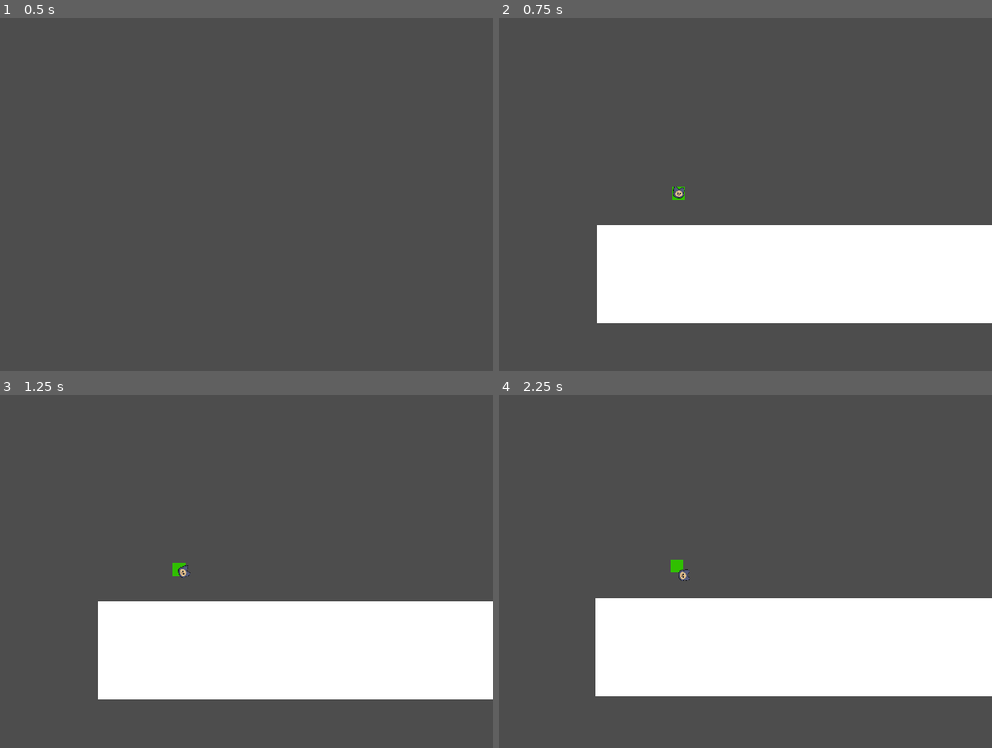
Above: before the commit, frames 1-4 (two rows, left to right).
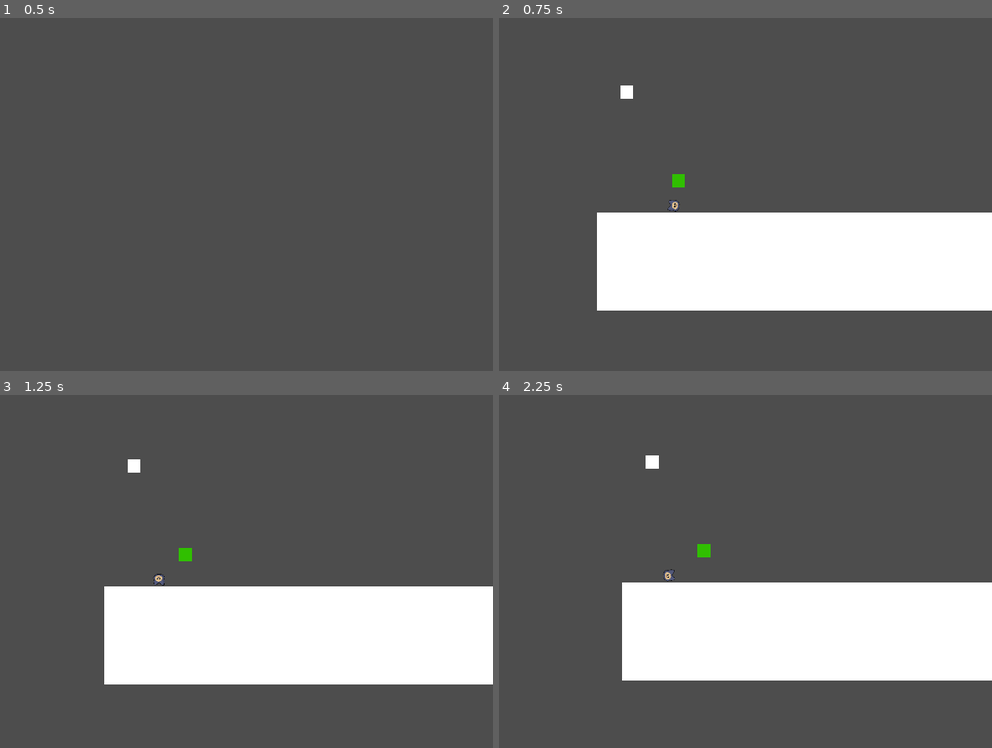
Above: after the commit, the same moments.

Repository: IssacZhuang/Gamejam-2024-Global
Game: Godot game, scene res://CatsFly.tscn
The game is run twice, just before and just after one commit, with the same random seed, the same clock (stepped at 60 frames per second) and the same inputs. Sound files missing from this copy of the repository are replaced by a short silence.
Inputs:
- Up to frame 1 (0.5 s): no input
- Up to frame 2 (0.75 s): tap Enter at 0.5 s; hold D (player_rotation_right) from 0.53 s (still down); tap Space (game_start) at 0.6 s
- Up to frame 3 (1.25 s): keep holding D (player_rotation_right); tap Down (player_power_down) at 0.8 s
- Up to frame 4 (2.25 s): release D (player_rotation_right) at 1.28 s; hold A (player_rotation_left) 1.28-2.03 s; tap Down (player_power_down) at 1.35 s; tap Space (game_start) at 1.55, 2.1 s; hold D (player_rotation_right) from 2.03 s (still down)

Frame 1 is identical in both runs. In frame 2, 6.0% of the frame differs, in the area x 19-100%, y 19-87%; in frame 3, 7.4%; in frame 4, 8.6%, in the area x 19-100%, y 17-86%.

Commit message:
add:GameManager

Diff:
--- a/Godot/CatsFly.tscn
+++ b/Godot/CatsFly.tscn
@@ -59,7 +59,7 @@
 startPoint = NodePath("StartPosition")
 
 [node name="StartPosition" type="Node2D" parent="PointManager"]
-position = Vector2(250, 1900)
+position = Vector2(250, 1600)
 metadata/_edit_group_ = true
 
 [node name="ColorRect" type="ColorRect" parent="PointManager/StartPosition"]
@@ -147,7 +147,8 @@
 [node name="Blocks" type="Node2D" parent="."]
 
 [node name="Wall" type="StaticBody2D" parent="Blocks"]
-position = Vector2(898, 727)
+position = Vector2(92, 1629)
+metadata/_edit_group_ = true
 
 [node name="ColorRect" type="ColorRect" parent="Blocks/Wall"]
 anchors_preset = 8
@@ -161,6 +162,7 @@
 offset_bottom = 20.0
 grow_horizontal = 2
 grow_vertical = 2
+metadata/_edit_use_anchors_ = true
 
 [node name="CollisionShape2D" type="CollisionShape2D" parent="Blocks/Wall"]
 shape = SubResource("RectangleShape2D_kio63")
--- a/Godot/Scenes/CatsFlyByYiming/CatsFlyYiming.tscn
+++ b/Godot/Scenes/CatsFlyByYiming/CatsFlyYiming.tscn
@@ -1,8 +1,8 @@
 [gd_scene load_steps=15 format=3 uid="uid://cvefj0ur8g1u4"]
 
-[ext_resource type="Script" path="res://CatsFly.gd" id="1_g4ox2"]
-[ext_resource type="Script" path="res://EndPositionManager.gd" id="2_12wps"]
-[ext_resource type="Script" path="res://EndPosition.gd" id="2_mhvdj"]
+[ext_resource type="Script" path="res://Scripts/CatsFly.gd" id="1_g4ox2"]
+[ext_resource type="Script" path="res://Scripts/PointManager.gd" id="2_12wps"]
+[ext_resource type="Script" path="res://Scripts/EndPosition.gd" id="2_mhvdj"]
 [ext_resource type="Script" path="res://Scenes/SeperateFuncByYiming/Src/CharacterManager.gd" id="4_53qoi"]
 [ext_resource type="Script" path="res://Scenes/SeperateFuncByYiming/Src/CharacterBoth.gd" id="5_4jcd1"]
 [ext_resource type="Script" path="res://Scenes/SeperateFuncByYiming/Src/Character1.gd" id="6_gtbgn"]
@@ -83,10 +83,8 @@
 grow_horizontal = 2
 grow_vertical = 2
 
-[node name="PointManager" type="Node" parent="." node_paths=PackedStringArray("endPointsTemplate", "startPositon")]
+[node name="PointManager" type="Node" parent="."]
 script = ExtResource("2_12wps")
-endPointsTemplate = NodePath("EndPosition")
-startPositon = NodePath("StartPosition")
 
 [node name="StartPosition" type="Node2D" parent="PointManager"]
 position = Vector2(100, 900)
--- a/Godot/Scenes/SeperateFuncByYiming/Src/Character1.gd
+++ b/Godot/Scenes/SeperateFuncByYiming/Src/Character1.gd
@@ -8,31 +8,35 @@
 
 # Called when the node enters the scene tree for the first time.
 func _ready():
-    is_active = false
-    pass # Replace with function body.
+	is_active = false
+	#sleeping = true
+	pass # Replace with function body.
 
 # Called every frame. 'delta' is the elapsed time since the previous frame.
 func _process(delta):
-    pass
+	pass
 
 func _integrate_forces(state):
-    """
-        Behavior:
-            Behavior of the character1 object
-            (TODO: Yilin Please fill in the behavior of the linked object)
-        Args:
-            None
-        Returns:
-            None
-    """
-    var rotation_direction = 0
-    if Input.is_action_pressed("player_rotation_left"):
-        print("player_rotation_left")
-        rotation_direction += 1
-    if Input.is_action_pressed("player_rotation_right"):
-        print("player_rotation_right")
-        rotation_direction -= 1
-    state.apply_torque(rotation_direction * torque)
+	"""
+		Behavior:
+			Behavior of the character1 object
+			(TODO: Yilin Please fill in the behavior of the linked object)
+		Args:
+			None
+		Returns:
+			None
+	"""
+	var rotation_direction = 0
+	if Input.is_action_pressed("player_rotation_left"):
+		print("player_rotation_left")
+		rotation_direction += 1
+	if Input.is_action_pressed("player_rotation_right"):
+		print("player_rotation_right")
+		rotation_direction -= 1
+	state.apply_torque(rotation_direction * torque)
 
 func on_separate():
-    is_active = true
+	is_active = true
+
+#func start():
+	#sleeping = false
--- a/Godot/Scenes/SeperateFuncByYiming/Src/Character2.gd
+++ b/Godot/Scenes/SeperateFuncByYiming/Src/Character2.gd
@@ -8,29 +8,33 @@
 
 # Called when the node enters the scene tree for the first time.
 func _ready():
-    is_active = false
-    pass # Replace with function body.
+	is_active = false
+	#sleeping = true
+	pass # Replace with function body.
 
 # Called every frame. 'delta' is the elapsed time since the previous frame.
 func _process(delta):
-    pass
+	pass
 
 func _integrate_forces(state):
-    """
-        Behavior:
-            Behavior of the character2 object
-            (TODO: Yilin Please fill in the behavior of the linked object)
-        Args:
-            None
-        Returns:
-            None
-    """
-    if Input.is_action_just_pressed("player_power_down"):
-        print("player_power_down")
-        #state.apply_force(thrust.rotated(rotation))
-        state.apply_impulse(thrust.rotated(rotation))
-    else:
-        state.apply_force(Vector2())
+	"""
+		Behavior:
+			Behavior of the character2 object
+			(TODO: Yilin Please fill in the behavior of the linked object)
+		Args:
+			None
+		Returns:
+			None
+	"""
+	if Input.is_action_just_pressed("player_power_down"):
+		print("player_power_down")
+		#state.apply_force(thrust.rotated(rotation))
+		state.apply_impulse(thrust.rotated(rotation))
+	else:
+		state.apply_force(Vector2())
 
 func on_separate():
-    is_active = true
+	is_active = true
+
+#func start():
+	#sleeping = false
--- a/Godot/Scenes/SeperateFuncByYiming/Src/CharacterBoth.gd
+++ b/Godot/Scenes/SeperateFuncByYiming/Src/CharacterBoth.gd
@@ -8,37 +8,41 @@
 
 # Called when the node enters the scene tree for the first time.
 func _ready():
-    is_active = true
-    pass # Replace with function body.
+	is_active = true
+	#sleeping = true
+	pass # Replace with function body.
 
 # Called every frame. 'delta' is the elapsed time since the previous frame.
 func _process(delta):
-    pass
+	pass
 
 func _integrate_forces(state):
-    """
-        Behavior:
-            Behavor of linked object
-            (TODO: Yilin Please fill in the behavior of the linked object)
-        Args:
-            None
-        Returns:
-            None
-    """
-    if Input.is_action_just_pressed("player_power_down"):
-        print("player_power_down")
-        #state.apply_force(thrust.rotated(rotation))
-        state.apply_impulse(thrust.rotated(rotation))
-    else:
-        state.apply_force(Vector2())
-    var rotation_direction = 0
-    if Input.is_action_pressed("player_rotation_left"):
-        print("player_rotation_left")
-        rotation_direction -= 1
-    if Input.is_action_pressed("player_rotation_right"):
-        print("player_rotation_right")
-        rotation_direction += 1
-    state.apply_torque(rotation_direction * torque)
+	"""
+		Behavior:
+			Behavor of linked object
+			(TODO: Yilin Please fill in the behavior of the linked object)
+		Args:
+			None
+		Returns:
+			None
+	"""
+	if Input.is_action_just_pressed("player_power_down"):
+		print("player_power_down")
+		#state.apply_force(thrust.rotated(rotation))
+		state.apply_impulse(thrust.rotated(rotation))
+	else:
+		state.apply_force(Vector2())
+	var rotation_direction = 0
+	if Input.is_action_pressed("player_rotation_left"):
+		print("player_rotation_left")
+		rotation_direction -= 1
+	if Input.is_action_pressed("player_rotation_right"):
+		print("player_rotation_right")
+		rotation_direction += 1
+	state.apply_torque(rotation_direction * torque)
 
 func on_separate():
-    is_active = false
+	is_active = false
+
+#func start():
+	#sleeping = false
--- a/Godot/Scenes/SeperateFuncByYiming/Src/CharacterManager.gd
+++ b/Godot/Scenes/SeperateFuncByYiming/Src/CharacterManager.gd
@@ -35,6 +35,7 @@
 # Called when the node enters the scene tree for the first time.
 func _ready():
 	# move the characters attributes to charBoth node
+
 	hide()
 	merge_charactors()
 	separate.connect(char1.on_separate)
@@ -44,6 +45,8 @@
 
 func start(pos):
 	position = pos
+	#char1.start()
+	#char2.start()
 	show()
 
 # Called every frame. 'delta' is the elapsed time since the previous frame.
@@ -56,7 +59,7 @@
 		on_separate_charactors()
 
 
-	test_move_charactor("RigidBody2D")
+	#test_move_charactor("RigidBody2D")
 	return
 
 """
--- a/Godot/Scenes/SeperateFuncByYiming/TestSceneYiming.tscn
+++ b/Godot/Scenes/SeperateFuncByYiming/TestSceneYiming.tscn
@@ -94,7 +94,6 @@
 text = "separate"
 
 [node name="Wall" type="StaticBody2D" parent="."]
-visible = false
 position = Vector2(4, 530)
 scale = Vector2(97.48, 1)
 
--- a/Godot/Scripts/PointManager.gd
+++ b/Godot/Scripts/PointManager.gd
@@ -17,11 +17,12 @@
 	]
 	startPoint.position = startPositon
 	for endPointPositon in endPointsPositons:
-		endPoint.position = Vector2(endPointPositon[0], endPointPositon[1])
-		endPoint.endpointType = endPointPositon[2]
-		endPoint.is_active = true
-		endPointsList.append(endPoint)
-		add_child(endPoint)
+		var point = EndPosition.new()
+		point.position = Vector2(endPointPositon[0], endPointPositon[1])
+		point.endpointType = endPointPositon[2]
+		point.is_active = true
+		endPointsList.append(point)
+		add_child(point)
 
 func _process(delta):
 	pass
